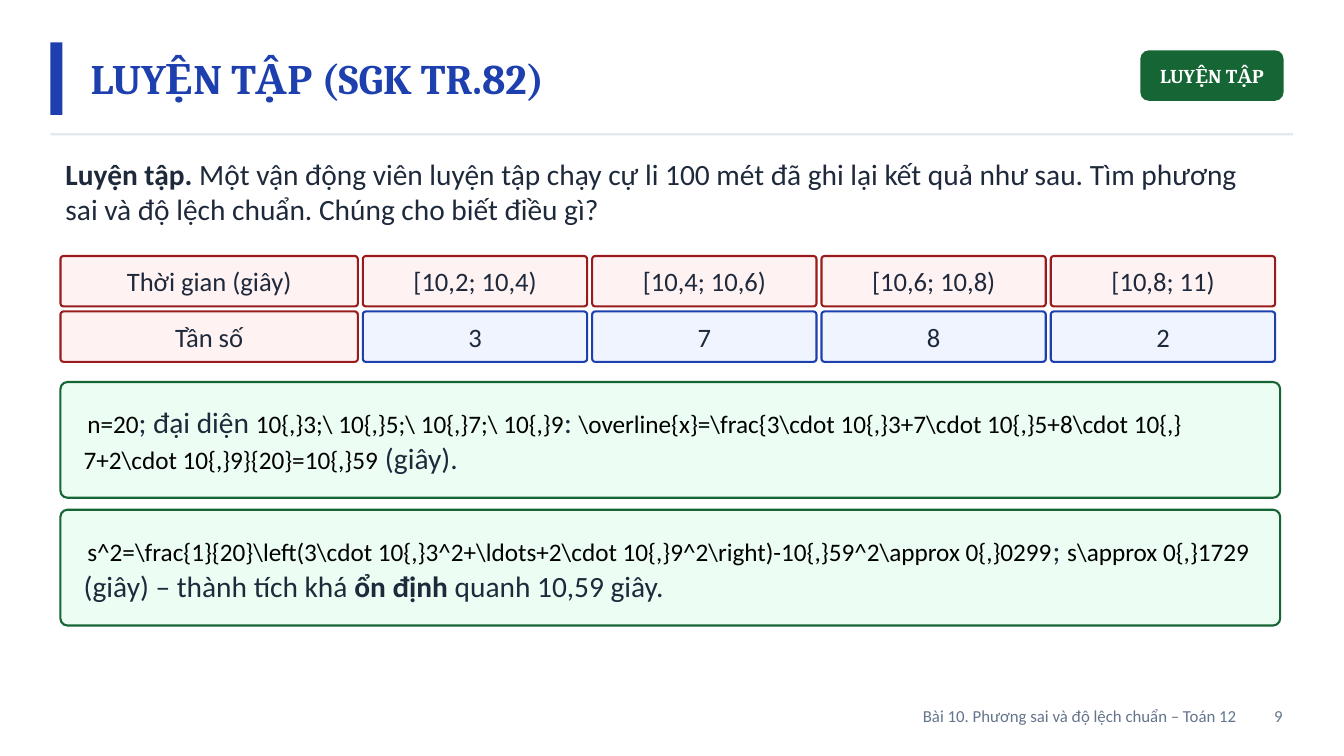
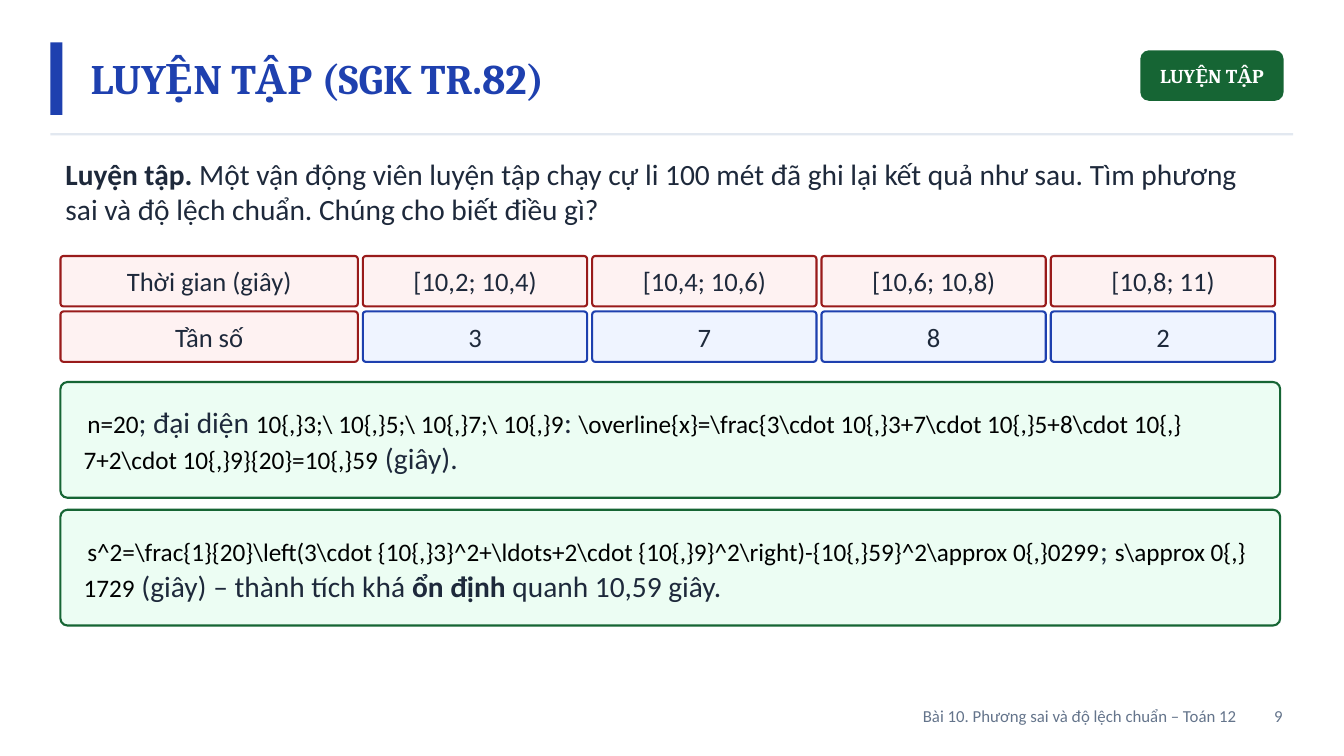
Before and after one commit to Trangtu66/Taode_thi_online, a slide deck: slide 9 of mon/toan/slide/lop12/BaiGiangDienTu_TOAN12_Bai10_PhuongSai_DoLechChuan_T43-44.pptx. Drawn at 1344x756 pixels with LibreOffice and Linux fonts; fonts in the diff are those of the drawing. Boxes give left, top, right and bottom in pixels: in the first picture for what was removed or moved away, otherwise in the second. Text is boxed around its words. In the diff, an @@ line names an element or a change of style, - is before the commit and + after.

```diff
--- a/mon/toan/slide/lop12/BaiGiangDienTu_TOAN12_Bai10_PhuongSai_DoLechChuan_T43-44.pptx
+++ b/mon/toan/slide/lop12/BaiGiangDienTu_TOAN12_Bai10_PhuongSai_DoLechChuan_T43-44.pptx
@@ text at [84, 542, 1246, 603]: text changed @@
-s^2=\frac{1}{20}\left(3\cdot 10{,}3^2+\ldots+2\cdot 10{,}9^2\right)-10{,}59^2\approx 0{,}0299; s\approx 0{,}1729 (giây) – thành tích khá ổn định quanh 10,59 giây.
+s^2=\frac{1}{20}\left(3\cdot {10{,}3}^2+\ldots+2\cdot {10{,}9}^2\right)-{10{,}59}^2\approx 0{,}0299; s\approx 0{,}1729 (giây) – thành tích khá ổn định quanh 10,59 giây.
```
Also in this commit, not shown: 5 other slides changed, 2 other files.
